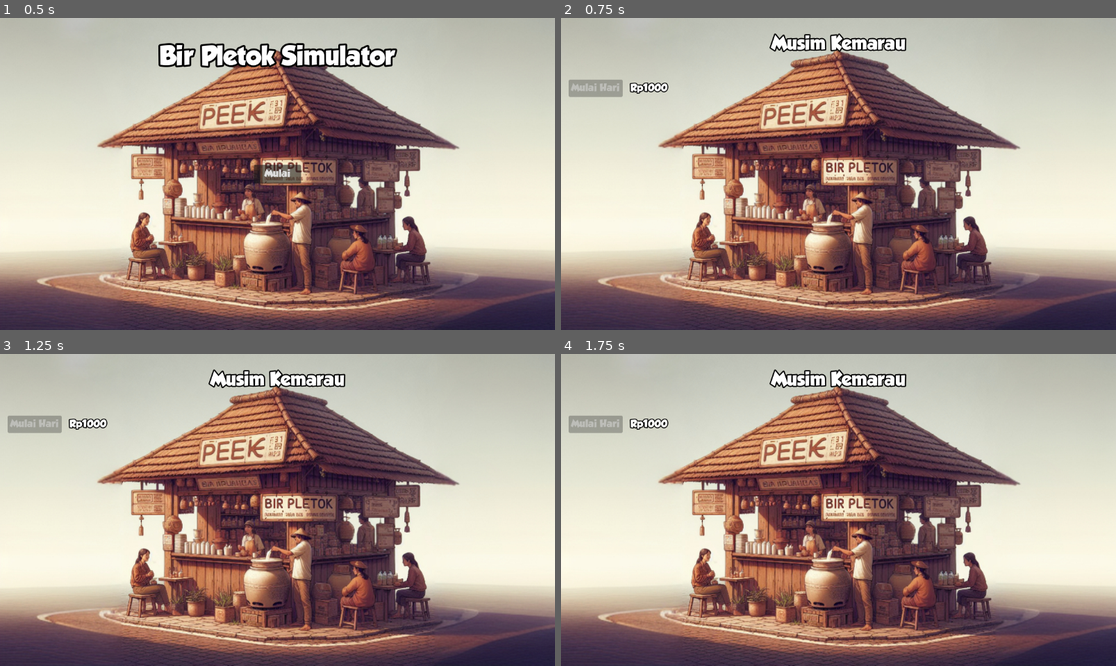
Above: before the commit, frames 1-4 (two rows, left to right).
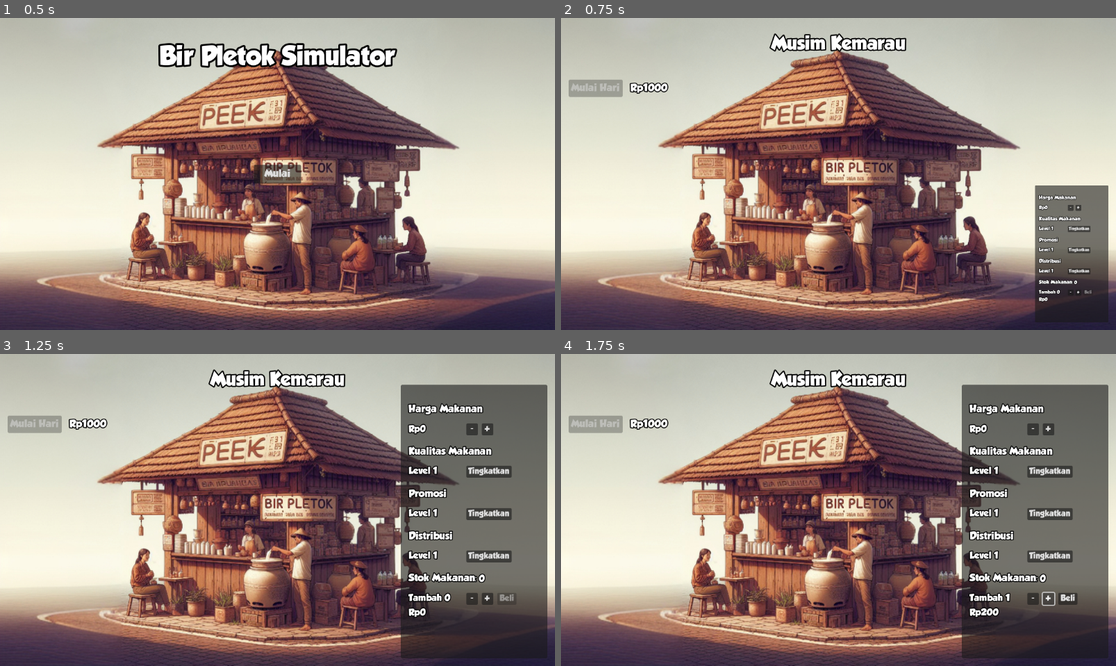
Above: after the commit, the same moments.

Repository: nyomanari21/GameProjectSkripsi
Game: Godot game, scene res://Scenes/MainMenu.tscn
Two runs of this game, one before a commit and one after it. Both use one fixed random seed, a clock stepped at 60 frames per second and the inputs below. Video files are missing from this copy of the repository; at most half a second of black plays in their place.
Inputs:
- Up to frame 1 (0.5 s): no input
- Up to frame 2 (0.75 s): click "Mulai" at 0.5 s
- Up to frame 3 (1.25 s): no input
- Up to frame 4 (1.75 s): click "+" at 1.25 s

Frame 1 is identical in both runs. In frame 2, 5.2% of the frame differs, in the area x 85-99%, y 53-96%; in frame 3, 22%, in the area x 72-99%, y 9-98%; in frame 4, 22%.

Commit message:
Progres 11
Update:
- Background berubah ke background dengan efek hujan ketika masuk musim penghujan

Diff:
--- a/Game/Scenes/Game.tscn
+++ b/Game/Scenes/Game.tscn
@@ -1,9 +1,10 @@
-[gd_scene load_steps=7 format=3 uid="uid://ybp3bxlv5ojc"]
+[gd_scene load_steps=8 format=3 uid="uid://ybp3bxlv5ojc"]
 
 [ext_resource type="Script" path="res://Scripts/Game.gd" id="1"]
 [ext_resource type="Script" path="res://Scripts/Shop.gd" id="2"]
 [ext_resource type="Texture2D" uid="uid://bs2xbou5u58sj" path="res://Assets/Images/Main menu 5 - Extended.jpg" id="2_ceudg"]
 [ext_resource type="FontFile" uid="uid://isqeyxdhl801" path="res://Assets/GROBOLD.ttf" id="3"]
+[ext_resource type="VideoStream" path="res://Assets/Videos/Game background - Rain gloomy.ogv" id="3_nnq1c"]
 
 [sub_resource type="Animation" id="9"]
 resource_name = "Popup"
@@ -41,12 +42,17 @@
 anchors_preset = 15
 anchor_right = 1.0
 anchor_bottom = 1.0
+offset_bottom = 8.0
 grow_horizontal = 2
 grow_vertical = 2
 
 [node name="BackgroundBase" type="Sprite2D" parent="UI/CenterContainerBackground"]
 texture = ExtResource("2_ceudg")
 centered = false
+
+[node name="BackgroundRain" type="VideoStreamPlayer" parent="UI/CenterContainerBackground"]
+layout_mode = 2
+stream = ExtResource("3_nnq1c")
 
 [node name="ButtonStartDay" type="Button" parent="UI"]
 layout_mode = 0
@@ -94,7 +100,6 @@
 offset_top = -972.8
 offset_right = -31580.8
 offset_bottom = -9606.4
-scale = Vector2(1e-05, 1e-05)
 pivot_offset = Vector2(304, 568)
 
 [node name="AnimationPlayer" type="AnimationPlayer" parent="UI/PanelShopSettings"]
@@ -108,6 +113,8 @@
 offset_top = 40.0
 offset_right = 170.0
 offset_bottom = 63.0
+theme_override_colors/font_outline_color = Color(0, 0, 0, 1)
+theme_override_constants/outline_size = 7
 theme_override_fonts/font = ExtResource("3")
 theme_override_font_sizes/font_size = 20
 text = "Harga Makanan"
@@ -119,6 +126,8 @@
 offset_top = 80.0
 offset_right = 120.0
 offset_bottom = 105.0
+theme_override_colors/font_outline_color = Color(0, 0, 0, 1)
+theme_override_constants/outline_size = 7
 theme_override_fonts/font = ExtResource("3")
 theme_override_font_sizes/font_size = 18
 text = "(foodPrice)"
@@ -150,6 +159,8 @@
 offset_top = 128.0
 offset_right = 189.0
 offset_bottom = 151.0
+theme_override_colors/font_outline_color = Color(0, 0, 0, 1)
+theme_override_constants/outline_size = 7
 theme_override_fonts/font = ExtResource("3")
 theme_override_font_sizes/font_size = 20
 text = "Kualitas Makanan"
@@ -161,6 +172,8 @@
 offset_top = 168.0
 offset_right = 144.0
 offset_bottom = 191.0
+theme_override_colors/font_outline_color = Color(0, 0, 0, 1)
+theme_override_constants/outline_size = 7
 theme_override_fonts/font = ExtResource("3")
 theme_override_font_sizes/font_size = 18
 text = "(levelProduct)"
@@ -182,6 +195,8 @@
 offset_top = 216.0
 offset_right = 95.0001
 offset_bottom = 239.0
+theme_override_colors/font_outline_color = Color(0, 0, 0, 1)
+theme_override_constants/outline_size = 7
 theme_override_fonts/font = ExtResource("3")
 theme_override_font_sizes/font_size = 20
 text = "Promosi"
@@ -193,6 +208,8 @@
 offset_top = 256.0
 offset_right = 162.0
 offset_bottom = 279.0
+theme_override_colors/font_outline_color = Color(0, 0, 0, 1)
+theme_override_constants/outline_size = 7
 theme_override_fonts/font = ExtResource("3")
 theme_override_font_sizes/font_size = 18
 text = "(levelPromotion)"
@@ -214,6 +231,8 @@
 offset_top = 304.0
 offset_right = 107.0
 offset_bottom = 327.0
+theme_override_colors/font_outline_color = Color(0, 0, 0, 1)
+theme_override_constants/outline_size = 7
 theme_override_fonts/font = ExtResource("3")
 theme_override_font_sizes/font_size = 20
 text = "Distribusi"
@@ -225,6 +244,8 @@
 offset_top = 344.0
 offset_right = 162.0
 offset_bottom = 367.0
+theme_override_colors/font_outline_color = Color(0, 0, 0, 1)
+theme_override_constants/outline_size = 7
 theme_override_fonts/font = ExtResource("3")
 theme_override_font_sizes/font_size = 18
 text = "(levelPlacement)"
@@ -246,6 +267,8 @@
 offset_top = 392.0
 offset_right = 155.0
 offset_bottom = 415.0
+theme_override_colors/font_outline_color = Color(0, 0, 0, 1)
+theme_override_constants/outline_size = 7
 theme_override_fonts/font = ExtResource("3")
 theme_override_font_sizes/font_size = 20
 text = "Stok Makanan:"
@@ -256,6 +279,8 @@
 offset_top = 392.0
 offset_right = 267.0
 offset_bottom = 415.0
+theme_override_colors/font_outline_color = Color(0, 0, 0, 1)
+theme_override_constants/outline_size = 7
 theme_override_fonts/font = ExtResource("3")
 theme_override_font_sizes/font_size = 18
 text = "(foodStock)"
@@ -267,6 +292,8 @@
 offset_top = 432.0
 offset_right = 195.0
 offset_bottom = 455.0
+theme_override_colors/font_outline_color = Color(0, 0, 0, 1)
+theme_override_constants/outline_size = 7
 theme_override_fonts/font = ExtResource("3")
 theme_override_font_sizes/font_size = 18
 text = "(foodStockIncrease)"
@@ -278,6 +305,8 @@
 offset_top = 464.0
 offset_right = 211.0
 offset_bottom = 487.0
+theme_override_colors/font_outline_color = Color(0, 0, 0, 1)
+theme_override_constants/outline_size = 7
 theme_override_fonts/font = ExtResource("3")
 theme_override_font_sizes/font_size = 18
 text = "(labelFoodStockTotalPrice)"
@@ -325,6 +354,7 @@
 
 [node name="TimerTransaction" type="Timer" parent="."]
 
+[connection signal="finished" from="UI/CenterContainerBackground/BackgroundRain" to="." method="_on_BackgroundRain_finished"]
 [connection signal="pressed" from="UI/ButtonStartDay" to="." method="_on_ButtonStartDay_pressed"]
 [connection signal="pressed" from="UI/PanelShopSettings/ButtonFoodPricePlus" to="." method="_on_ButtonFoodPricePlus_pressed"]
 [connection signal="pressed" from="UI/PanelShopSettings/ButtonFoodPriceMin" to="." method="_on_ButtonFoodPriceMin_pressed"]
--- a/Game/Scripts/Game.gd
+++ b/Game/Scripts/Game.gd
@@ -15,7 +15,7 @@
 
 # Called when the node enters the scene tree for the first time.
 func _ready():
-	pass
+	$UI/PanelShopSettings/AnimationPlayer.play("Popup")
 
 # Called every frame. 'delta' is the elapsed time since the previous frame.
 func _process(delta):
@@ -28,16 +28,6 @@
 	$UI/PanelShopSettings/LabelFoodStock.text = str(shop.getFoodStock()) # Menampilkan stok makanan
 	$UI/PanelShopSettings/LabelFoodStockIncrease.text = "Tambah " + str(foodStockIncrease) # Menampilkan
 	$UI/PanelShopSettings/LabelFoodStockTotalPrice.text = "Rp" + str(foodStockTotalPrice)
-
-	# Proses pengaturan frekuensi terjadinya transaksi
-	timerTransactionNewTime = timerTransactionBaseTime - (0.1 * shop.getLevelProduct()) - (0.1 * shop.getLevelPromotion()) - (0.1 * shop.getLevelPlacement())
-	timerTransactionNewTime = timerTransactionNewTime + (((shop.getFoodPrice() - shop.getFoodStockPrice()) / 50) * 0.1)
-
-	# Jika memasuki musim kemarau, frekuensi terjadinya transaksi dikali 0.8 (dipercepat)
-	if season == "Kemarau":
-		$TimerTransaction.wait_time = timerTransactionNewTime * 0.8 # Atur frekuensi transaksi yang terjadi
-	else:
-		$TimerTransaction.wait_time = timerTransactionNewTime # Atur frekuensi transaksi yang terjadi
 
 	# Nonaktifkan tombol 'ButtonStartDay' jika stok makanan masih kosong atau harga makanan masih 0
 	# atau hari sudah mulai
@@ -71,7 +61,16 @@
 
 		# Tutup panel 'PanelShopSettings'
 		$UI/PanelShopSettings/AnimationPlayer.play_backwards("Popup")
-		print($TimerTransaction.wait_time)
+
+		# Proses pengaturan frekuensi terjadinya transaksi
+		timerTransactionNewTime = timerTransactionBaseTime - (0.1 * shop.getLevelProduct()) - (0.1 * shop.getLevelPromotion()) - (0.1 * shop.getLevelPlacement())
+		timerTransactionNewTime = timerTransactionNewTime + (((shop.getFoodPrice() - shop.getFoodStockPrice()) / 50) * 0.1)
+
+		# Jika memasuki musim kemarau, frekuensi terjadinya transaksi dikali 0.8 (dipercepat 20%)
+		if season == "Kemarau":
+			$TimerTransaction.wait_time = timerTransactionNewTime * 0.8 # Atur frekuensi transaksi yang terjadi
+		else:
+			$TimerTransaction.wait_time = timerTransactionNewTime # Atur frekuensi transaksi yang terjadi
 
 # Fungsi timer timeout 'TimerStartDay' ketika waktu selesai akan memberhentikan progres hari tersebut
 func _on_TimerStartDay_timeout():
@@ -92,9 +91,15 @@
 		if seasonCycle == 0:
 			seasonCycle = 2
 			if season == "Kemarau":
+				# Ganti ke musim hujan, lalu ganti background
 				season = "Penghujan"
+				$UI/CenterContainerBackground/BackgroundBase.visible = false
+				$UI/CenterContainerBackground/BackgroundRain.play()
 			else:
+				# Ganti ke musim kemarau, lalu ganti background
 				season = "Kemarau"
+				$UI/CenterContainerBackground/BackgroundBase.visible = true
+				$UI/CenterContainerBackground/BackgroundRain.stop()
 
 # Fungsi timer timeout 'TimerTransaction' untuk mengatur frekuensi banyaknya transaksi yang terjadi
 # ketika 'ButtonStartDay' di klik dan 'TimerStartDay' berjalan
@@ -104,6 +109,10 @@
 	if shop.getFoodStock() > 0:
 		shop.setMoney(shop.getMoney() + shop.getFoodPrice())
 		shop.setFoodStock(shop.getFoodStock() - 1)
+
+# Fungsi loop video 'BackgroundRain'
+func _on_BackgroundRain_finished():
+	$UI/CenterContainerBackground/BackgroundRain.play()
 
 # Fungsi penaik harga makanan
 func _on_ButtonFoodPricePlus_pressed():
Not shown, added: Game/Assets/Videos/Game background - Rain gloomy.ogv
